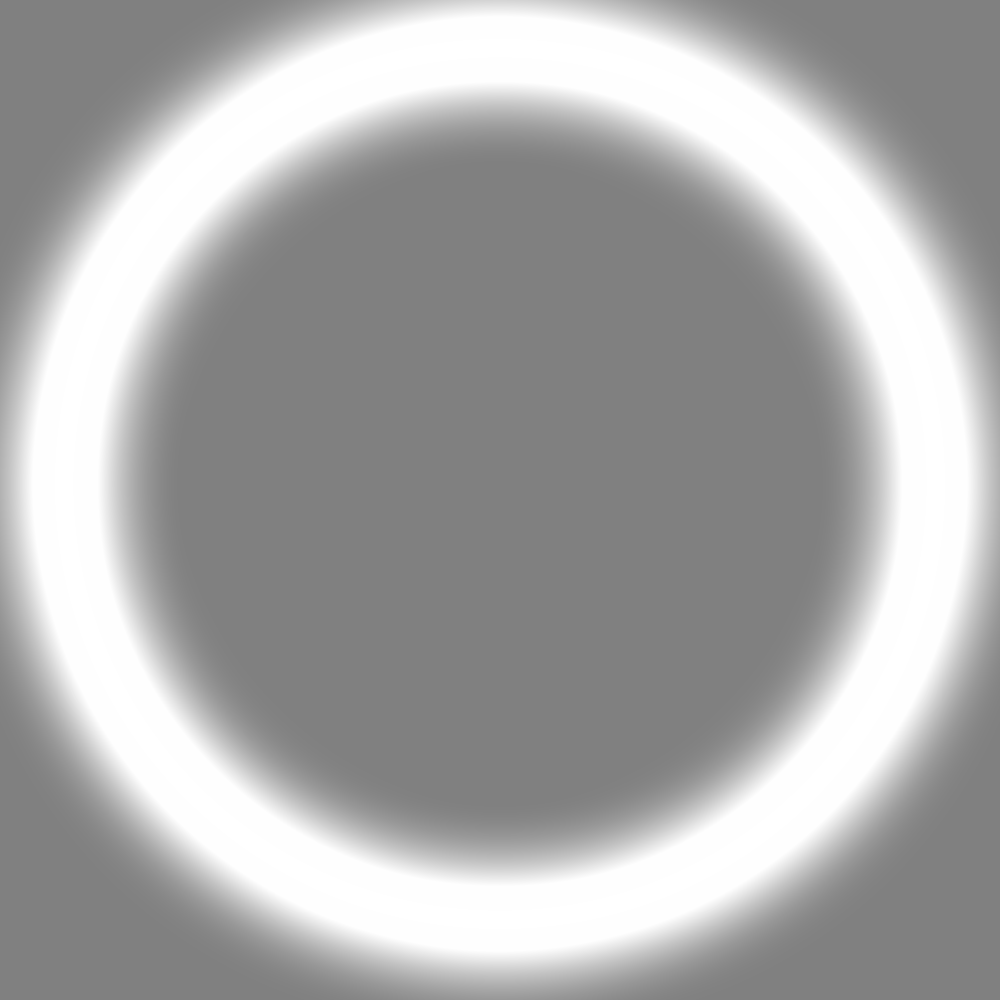
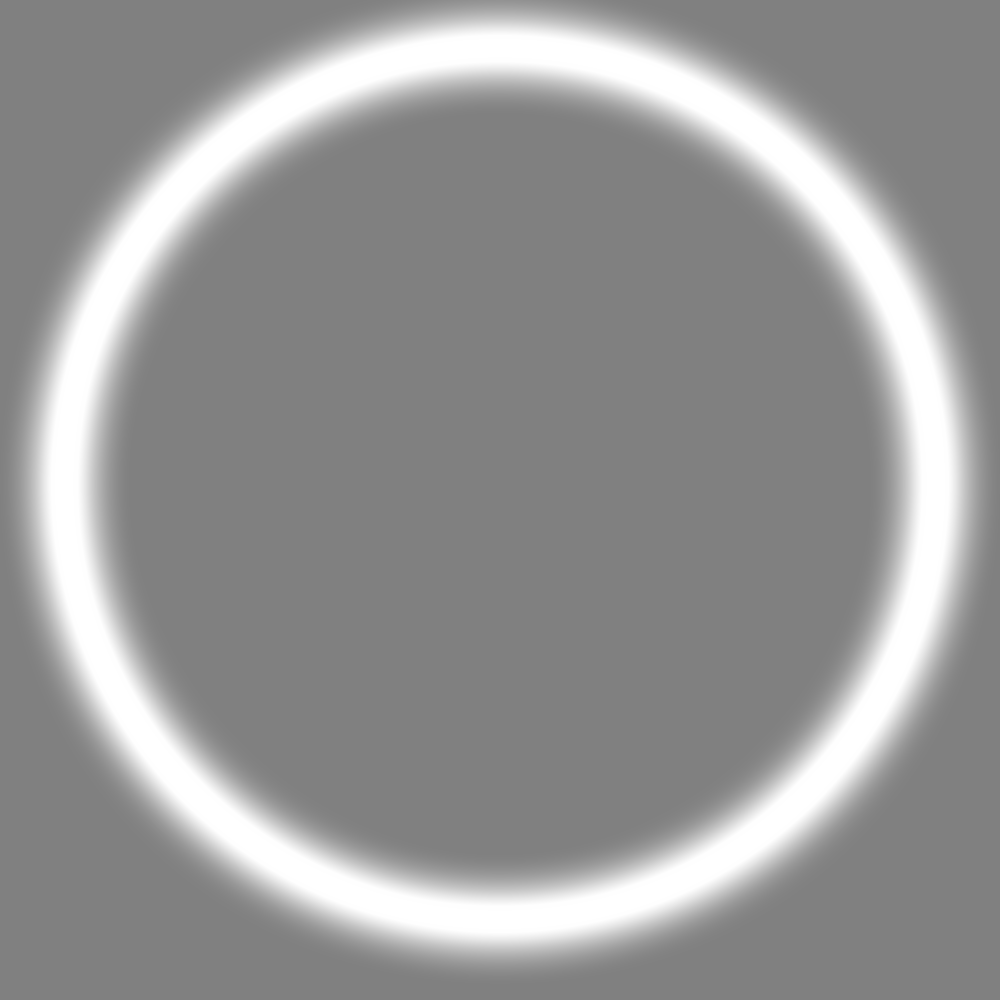
Revision of a layered 1000x1000 image; what changed, layer by layer:
pixels changed over [0, 0, 1000, 1000] (layer not identified)
